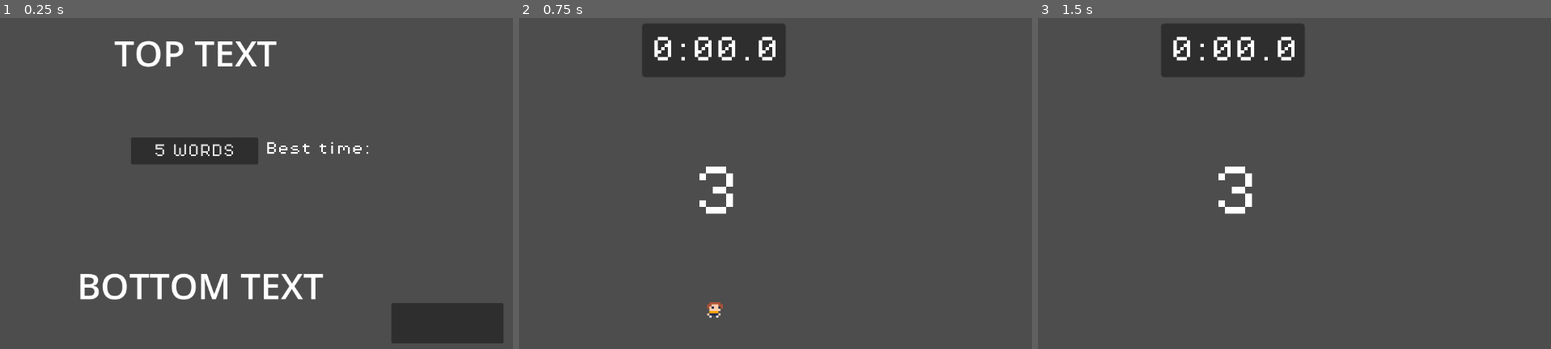
Above: before the commit, frames 1-3 (left to right).
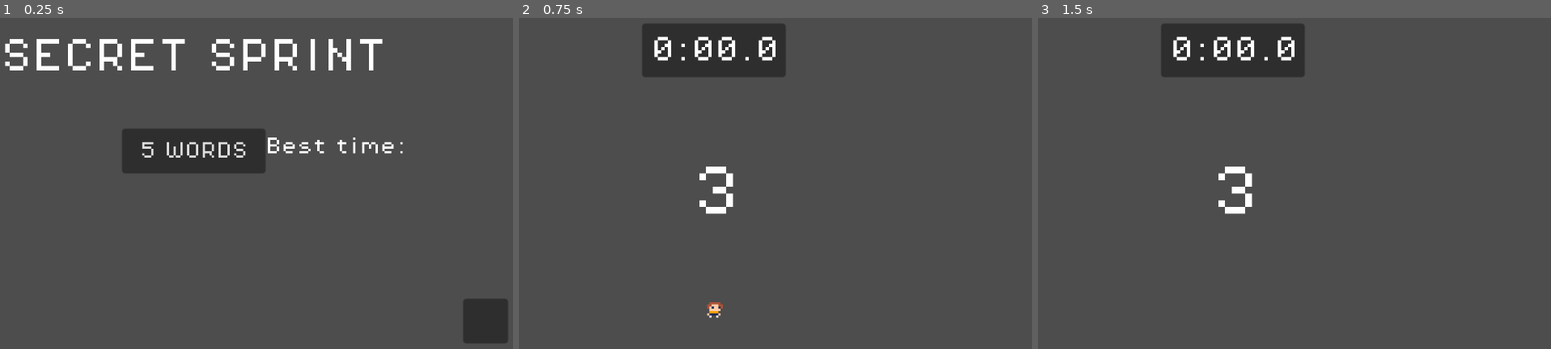
Above: after the commit, the same moments.

Repository: andrewdlanham/github-game-off-2024
Game: Godot game, scene res://scenes/game.tscn
Same seed, same stepped clock (60 frames per second), same inputs: the game is played once before the commit and once after it.
Inputs:
- Up to frame 1 (0.25 s): no input
- Up to frame 2 (0.75 s): click "5 WORDS" at 0.5 s
- Up to frame 3 (1.5 s): tap Enter (toggle_guess) at 1.25, 1.35 s; hold D (move_right) from 1.28 s (still down)

The runs differ from the first frame. In frame 1, 8.9% of the frame differs, in the area x 0-99%, y 6-99%; in frame 2, nothing differs; in frame 3, nothing differs.
Error in both runs: Invalid access to property or key 'record_5_levels' on a base object of type 'Nil'. (res://scripts/menu_logic.gd:14)

Commit message:
Updated export settings

Diff:
--- a/githubgameoff2024/project.godot
+++ b/githubgameoff2024/project.godot
@@ -15,6 +15,10 @@
 config/features=PackedStringArray("4.3", "Forward Plus")
 run/max_fps=60
 config/icon="res://icon.svg"
+
+[display]
+
+window/vsync/vsync_mode=0
 
 [input]
 
@@ -44,3 +48,10 @@
 textures/canvas_textures/default_texture_filter=0
 renderer/rendering_method="gl_compatibility"
 renderer/rendering_method.mobile="gl_compatibility"
+camera/depth_of_field/depth_of_field_bokeh_shape=0
+environment/ssao/quality=0
+environment/ssil/quality=0
+anti_aliasing/screen_space_roughness_limiter/enabled=false
+environment/glow/upscale_mode=0
+environment/screen_space_reflection/roughness_quality=0
+environment/subsurface_scattering/subsurface_scattering_quality=0
--- a/githubgameoff2024/scenes/gameplay_scene.tscn
+++ b/githubgameoff2024/scenes/gameplay_scene.tscn
@@ -10,6 +10,15 @@
 [ext_resource type="AudioStream" uid="uid://ch8wfiynh0qnb" path="res://sounds/text.wav" id="6_yr12i"]
 
 [node name="GameplayScene" type="Node"]
+
+[node name="Camera2D" type="Camera2D" parent="."]
+position = Vector2(-1, -146)
+zoom = Vector2(2, 2)
+
+[node name="Player" parent="." instance=ExtResource("5_nfoh7")]
+unique_name_in_owner = true
+position = Vector2(0, -32)
+scale = Vector2(2, 2)
 
 [node name="GameManager" type="Node" parent="."]
 unique_name_in_owner = true
@@ -32,15 +41,6 @@
 [node name="TimerManager" type="Node" parent="."]
 unique_name_in_owner = true
 script = ExtResource("4_k1sr0")
-
-[node name="Camera2D" type="Camera2D" parent="."]
-position = Vector2(-1, -146)
-zoom = Vector2(2, 2)
-
-[node name="Player" parent="." instance=ExtResource("5_nfoh7")]
-unique_name_in_owner = true
-position = Vector2(0, -32)
-scale = Vector2(2, 2)
 
 [node name="CountdownTimer" type="Label" parent="."]
 unique_name_in_owner = true
--- a/githubgameoff2024/scenes/menu_scene.tscn
+++ b/githubgameoff2024/scenes/menu_scene.tscn
@@ -1,58 +1,67 @@
-[gd_scene load_steps=3 format=3 uid="uid://b2e55bkawvrt6"]
+[gd_scene load_steps=6 format=3 uid="uid://b2e55bkawvrt6"]
 
 [ext_resource type="Script" path="res://scripts/menu_logic.gd" id="1_8iq4e"]
 [ext_resource type="FontFile" uid="uid://cr5xqdjcwmv8o" path="res://PixelOperator8.ttf" id="2_tpqyd"]
+[ext_resource type="Texture2D" uid="uid://cc7bvoy8o6bjk" path="res://assets/Premium Platformer Asset Pack/Premium Platformer Asset Pack/Premium Platformer Asset Pack/Tilesets/Pattern_Blue_&_Grey.png" id="3_kb4kh"]
+
+[sub_resource type="TileSetAtlasSource" id="TileSetAtlasSource_yvsql"]
+texture = ExtResource("3_kb4kh")
+0:0/0 = 0
+1:0/0 = 0
+2:0/0 = 0
+0:1/0 = 0
+1:1/0 = 0
+2:1/0 = 0
+0:2/0 = 0
+1:2/0 = 0
+2:2/0 = 0
+
+[sub_resource type="TileSet" id="TileSet_n4xbu"]
+sources/0 = SubResource("TileSetAtlasSource_yvsql")
 
 [node name="MenuScene" type="Node"]
 script = ExtResource("1_8iq4e")
 
+[node name="Camera2D" type="Camera2D" parent="."]
+zoom = Vector2(2, 2)
+
 [node name="Play5Words" type="Button" parent="."]
 z_index = 10
-offset_left = -112.0
-offset_top = -64.0
-offset_right = 115.0
-offset_bottom = -16.0
+offset_left = -64.0
+offset_top = -40.0
+offset_right = 64.0
 theme_override_fonts/font = ExtResource("2_tpqyd")
-theme_override_font_sizes/font_size = 24
+theme_override_font_sizes/font_size = 16
 text = "5 WORDS"
 
 [node name="Label" type="Label" parent="."]
-offset_left = -152.0
-offset_top = -272.0
-offset_right = 160.0
-offset_bottom = -160.0
-theme_override_font_sizes/font_size = 64
-text = "TOP TEXT"
+offset_left = -176.0
+offset_top = -144.0
+offset_right = 176.0
+offset_bottom = -64.0
+theme_override_fonts/font = ExtResource("2_tpqyd")
+theme_override_font_sizes/font_size = 32
+text = "SECRET SPRINT"
 horizontal_alignment = 1
 vertical_alignment = 1
 
-[node name="Label2" type="Label" parent="."]
-offset_left = -208.0
-offset_top = 144.0
-offset_right = 231.0
-offset_bottom = 256.0
-theme_override_font_sizes/font_size = 64
-text = "BOTTOM TEXT"
-horizontal_alignment = 1
-vertical_alignment = 1
-
-[node name="Camera2D" type="Camera2D" parent="."]
-
 [node name="Best5WordTime" type="Label" parent="."]
-offset_left = 128.0
-offset_top = -56.0
-offset_right = 496.0
-offset_bottom = -24.0
+offset_left = 64.0
+offset_top = -32.0
+offset_right = 256.0
 theme_override_fonts/font = ExtResource("2_tpqyd")
-theme_override_font_sizes/font_size = 24
+theme_override_font_sizes/font_size = 16
 text = "Best time:"
 
 [node name="ResetRecordsButton" type="Button" parent="."]
-offset_left = 352.0
-offset_top = 232.0
-offset_right = 552.0
-offset_bottom = 304.0
+offset_left = 240.0
+offset_top = 112.0
+offset_right = 280.0
+offset_bottom = 152.0
 
+[node name="TileMapLayer" type="TileMapLayer" parent="."]
+tile_set = SubResource("TileSet_n4xbu")
+
+[connection signal="pressed" from="Play5Words" to="." method="_on_start_game_button_pressed"]
 [connection signal="pressed" from="Play5Words" to="." method="_on_play_5_words_pressed"]
-[connection signal="pressed" from="Play5Words" to="." method="_on_start_game_button_pressed"]
 [connection signal="pressed" from="ResetRecordsButton" to="." method="_on_reset_records_button_pressed"]
--- a/githubgameoff2024/scripts/menu_logic.gd
+++ b/githubgameoff2024/scripts/menu_logic.gd
@@ -14,7 +14,7 @@
 	best_5_word_time.text = "Best Time: " + str(save_data.record_5_levels)
 
 # Called every frame. 'delta' is the elapsed time since the previous frame.
-func _process(delta: float) -> void:
+func _process(_delta: float) -> void:
 	pass
 
 func _on_reset_records_button_pressed() -> void:
Not shown, changed: githubgameoff2024/sounds/Cancel 1.wav.import
Not shown, added: githubgameoff2024/sounds/Cancel 1.wav
